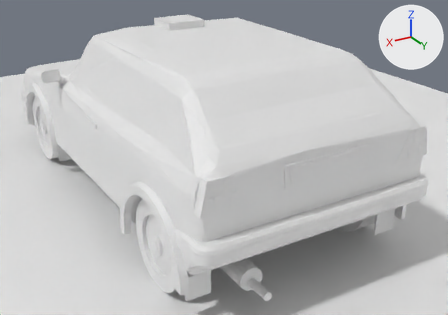
Before and after pictures for a commit that changed the Blender file blender/ljung2000/ljung2000.blend.
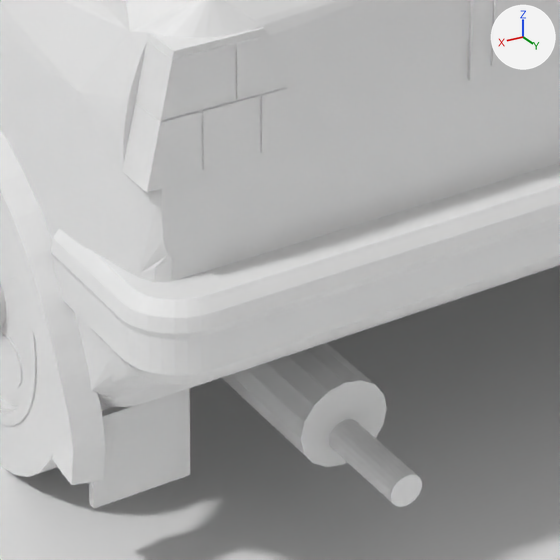
Old and new are each drawn whole from a 50 mm lens placed at (2.177, 4.528, 1.796), pointed at (-0.205, 0.557, -0.19) and again close up on the part from 36% to 69% of the width and 53% to 100% of the height. The lights are fixed; the arrows at upper right show +X, +Y and +Z. The last two pictures show the newer version.

Names of what the first close-up shows: 'body', 'bumper_rear', 'exhaust', 'flap_RL', 'flare_RL', 'ground', 'muffler', 'plate_rear', 'rim.002', 'taillamp_L', 'wheel.002'.
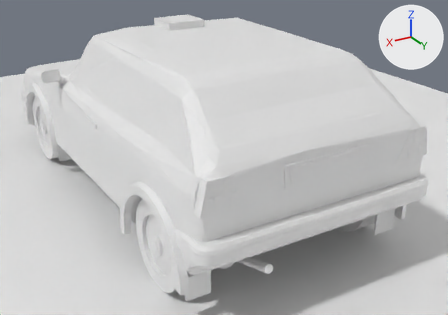
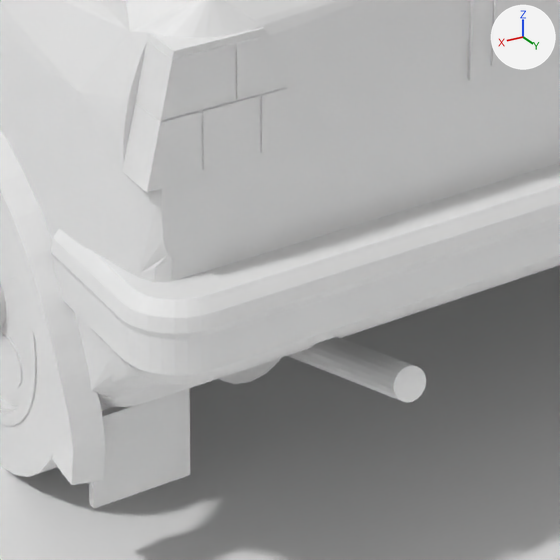
Commit message: fix: tuck the Ljung exhaust up against the underbody

Pixel boxes [x1, y1, x2, y2] of what changed, in the close-ups (560 x 560 px):
'muffler', moved
    before: [222, 343, 387, 467]
    after: [219, 358, 281, 384]
'exhaust', reshaped, moved
    before: [329, 419, 422, 507]
    after: [288, 337, 426, 402]

The edits, one by one:
me_exhaust is used by ob_exhaust; location (0.444, 2.041, -0.336).
me_exhaust had 40 vertices, 22 faces and spanned x -0.029..0.029, y -0.085..0.085, z -0.027..0.027.
me_exhaust now has 40 vertices, 22 faces and spans x -0.029..0.029, y -0.233..0.233, z -0.094..0.094.
me_exhaust part 1: the whole mesh is multiplied about its middle by the matrix ((1.0, 0.0, 0.0), (0.0, 2.648, -0.287), (0.0, 0.801, 0.957)).
Object 'muffler' (ob_muffler) moves from (0.444, 1.826, -0.317) to (0.444, 1.546, -0.323).
Object 'exhaust' (ob_exhaust) moves from (0.444, 2.041, -0.336) to (0.444, 1.901, -0.216).
